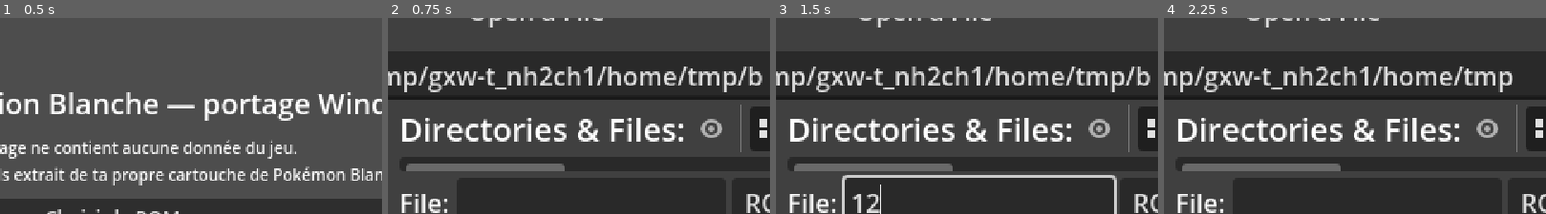
Above: before the commit, frames 1-4 (left to right).
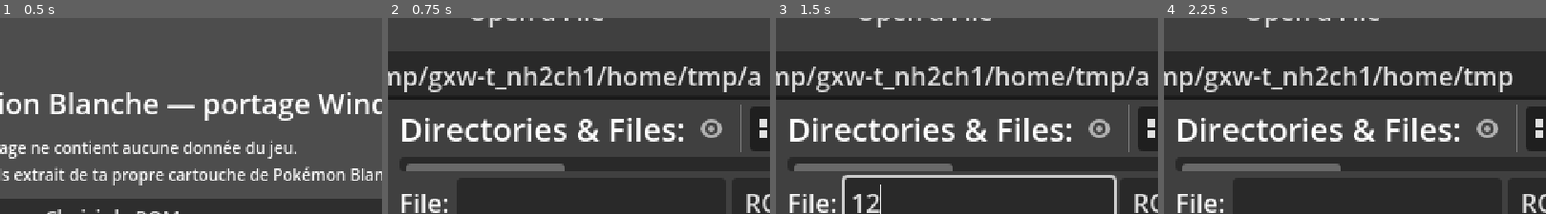
Above: after the commit, the same moments.

Repository: Brasegon/Pokemon-NB-x86
Game: Godot game, scene res://scenes/boot/boot.tscn
Same seed, same stepped clock (60 frames per second), same inputs: the game is played once before the commit and once after it.
Inputs (mouse positions are % of the whole screen's width and height, from its top left):
- Up to frame 1 (0.5 s): no input
- Up to frame 2 (0.75 s): click "Choisir la ROM…" at 0.5 s
- Up to frame 3 (1.5 s): click (61, 56) at 1.27 s; type "12" at 1.35 s
- Up to frame 4 (2.25 s): click (16, 24) at 2 s
The pictures show only the part of the screen within x 34-84%, y 9-59%; the shares and areas given below are measured in that part.

Frame 1 is identical in both runs. In frame 2, 0.2% of the frame differs, in the area x 94-98%, y 24-35%; in frame 3, 0.2%; in frame 4, nothing differs.

Commit message:
Phase 3 : PNJ affichés d'après les événements des zones
- Fiches des objets du terrain (a/0/4/8) : numéro de sprite des PNJ -> image
  de a/0/4/9 (vérifié avec le héros et l'héroïne, objets 1 à 6).
- FieldNpc : sprite, ombre, case et direction ; FieldMap crée les PNJ de la
  zone, les pose sur le sol et les compte comme obstacles. Les PNJ liés à un
  drapeau restent cachés tant que les drapeaux ne sont pas gérés.
- L'ombre est partagée entre le héros et les PNJ (CharacterSprite.make_shadow) ;
  les pieds s'ancrent selon la vraie taille des images (64x64 pour certains).

Co-Authored-By: Claude Opus 5.5 <noreply@anthropic.com>

Diff:
--- a/engine/data/bw_files.gd
+++ b/engine/data/bw_files.gd
@@ -21,6 +21,7 @@
 const FONTS := "a/0/2/3" ## vérifié (NFTR)
 const ITEMS := "a/0/2/4"
 const FIELD_OBJECTS := "a/0/4/9" ## vérifié (objets 3D du terrain, puis sprites des personnages en NSBTX)
+const FIELD_OBJECT_TABLE := "a/0/4/8" ## vérifié (fiches des objets du terrain : numéro -> fichier de a/0/4/9)
 const SCRIPTS := "a/0/5/7"
 const FIELD_LIGHTS := "a/0/6/1" ## vérifié (éclairages du terrain selon l'heure)
 const MAP_TEXTURE_ANIMATIONS := "a/0/6/9" ## vérifié (NSBTA des textures de cartes)
@@ -65,6 +66,7 @@
 	FONTS: "Polices du jeu",
 	ITEMS: "Données des objets (à confirmer)",
 	FIELD_OBJECTS: "Objets 3D et sprites des personnages du terrain",
+	FIELD_OBJECT_TABLE: "Fiches des objets du terrain (numéro de PNJ -> image)",
 	SCRIPTS: "Scripts des événements (à confirmer)",
 	FIELD_LIGHTS: "Éclairages du terrain selon l'heure",
 	MAP_TEXTURE_ANIMATIONS: "Animations des textures des cartes",
--- a/engine/field/character_sprite.gd
+++ b/engine/field/character_sprite.gd
@@ -13,8 +13,6 @@
 
 enum Direction { UP, DOWN, LEFT, RIGHT }
 enum Step { STAND, LEFT_FOOT, RIGHT_FOOT }
-
-const FRAME_SIZE := 32
 
 var frames: Array[ImageTexture] = []
 var direction := Direction.DOWN
@@ -35,8 +33,8 @@
 	sprite.shaded = false
 	sprite.alpha_cut = SpriteBase3D.ALPHA_CUT_DISCARD
 	sprite.texture_filter = BaseMaterial3D.TEXTURE_FILTER_NEAREST
-	# Les pieds (bas de l'image) sur l'origine du nœud.
-	sprite.offset = Vector2(0, FRAME_SIZE / 2.0)
+	# Les pieds (bas de l'image) sur l'origine du nœud ; les grands PNJ ont des images de 64x64.
+	sprite.offset = Vector2(0, sprite.frames[0].get_height() / 2.0)
 	sprite.show_frame(Direction.DOWN, Step.STAND)
 	return sprite
 
@@ -68,3 +66,27 @@
 	index = clampi(index, 0, frames.size() - 1)
 	texture = frames[index]
 	flip_h = mirrored
+
+
+## Ombre ronde et douce sous les pieds.
+static func make_shadow() -> MeshInstance3D:
+	var size := 24
+	var image := Image.create_empty(size, size, false, Image.FORMAT_RGBA8)
+	for y in size:
+		for x in size:
+			var d := Vector2(x + 0.5 - size / 2.0, (y + 0.5 - size / 2.0) * 1.6).length() / (size / 2.0)
+			image.set_pixel(x, y, Color(0, 0, 0, 0.35 if d < 0.85 else 0.0))
+	var material := StandardMaterial3D.new()
+	material.shading_mode = BaseMaterial3D.SHADING_MODE_UNSHADED
+	material.transparency = BaseMaterial3D.TRANSPARENCY_ALPHA
+	material.texture_filter = BaseMaterial3D.TEXTURE_FILTER_NEAREST
+	material.albedo_texture = ImageTexture.create_from_image(image)
+	var quad := QuadMesh.new()
+	quad.size = Vector2(0.9, 0.9)
+	quad.orientation = PlaneMesh.FACE_Y
+	quad.material = material
+	var shadow := MeshInstance3D.new()
+	shadow.name = "Ombre"
+	shadow.mesh = quad
+	shadow.position.y = 0.02
+	return shadow
--- a/engine/field/field_map.gd
+++ b/engine/field/field_map.gd
@@ -30,6 +30,10 @@
 ## Événements de la zone où se trouve le joueur (portes, PNJ...), voir set_events_zone().
 var events: ZoneEvents
 var events_zone := -1
+## PNJ de cette zone.
+var npcs: Array[FieldNpc] = []
+## Inclinaison de la caméra, pour redresser les sprites des PNJ (réglée par la scène).
+var camera_pitch := 0.0
 
 ## Affiche les cases bloquées en rouge (outil de mise au point).
 var show_collisions := false:
@@ -47,6 +51,7 @@
 var _light_zone := -1
 var _light_file := -1
 var _light_source: FieldLight
+var _objects: FieldObjectTable
 
 
 func _init() -> void:
@@ -54,6 +59,7 @@
 	_rom = Autoloads.rom()
 	zones = ZoneTable.parse(_rom.narc(BWFiles.ZONE_HEADERS).get_file(0))
 	areas = AreaTable.parse(_rom.rom.read_file(BWFiles.AREA_DATA))
+	_objects = FieldObjectTable.parse(_rom.narc(BWFiles.FIELD_OBJECT_TABLE).get_file(0))
 
 
 ## Prépare l'affichage d'une zone (sa matrice). Les morceaux sont chargés par update_around().
@@ -97,6 +103,9 @@
 		_light_source = FieldLight.parse(archive.get_file(file)) if archive and file >= 0 and file < archive.count() else null
 	light = _light_source.sample(season, minutes) if _light_source else {}
 	sprite_tint = _light_source.sprite_tint(season, minutes) if _light_source else Color.WHITE
+	for npc in npcs:
+		if npc.sprite:
+			npc.sprite.modulate = sprite_tint
 	if light.is_empty():
 		return
 	for chunk: Dictionary in _chunks.values():
@@ -141,6 +150,10 @@
 			if not _chunks.has(key) and matrix.map_at(key.x, key.y) >= 0:
 				_load_chunk(key)
 				loaded += 1
+	# Les PNJ se posent sur le sol des morceaux qui viennent d'arriver.
+	if loaded > 0:
+		for npc in npcs:
+			_place_npc(npc)
 	return loaded
 
 
@@ -160,10 +173,20 @@
 
 
 ## Vrai si la case est infranchissable (ou pas encore chargée), sur la couche de permissions où l'on
-## se trouve à la hauteur `from` (voir height_at()).
+## se trouve à la hauteur `from` (voir height_at()), ou si un PNJ s'y tient.
 func is_blocked(tile: Vector2i, from := 0.0) -> bool:
+	if npc_at(tile) != null:
+		return true
 	var ground := _ground_at(tile.x + 0.5, tile.y + 0.5, from)
 	return ground.is_empty() or ground.layer.is_blocked(ground.tile.x, ground.tile.y)
+
+
+## PNJ qui se tient sur la case, ou null.
+func npc_at(tile: Vector2i) -> FieldNpc:
+	for npc in npcs:
+		if npc.tile == tile:
+			return npc
+	return null
 
 
 func behavior(tile: Vector2i, from := 0.0) -> int:
@@ -200,6 +223,39 @@
 	var archive: NARC = _rom.narc(BWFiles.ZONE_EVENTS)
 	if not header.is_empty() and archive and header.events < archive.count():
 		events = ZoneEvents.parse(archive.get_file(header.events))
+	_spawn_npcs()
+
+
+## Crée les PNJ des événements de la zone. Ceux qui sont liés à un drapeau n'apparaissent qu'à
+## certains moments de l'histoire : tant que les drapeaux ne sont pas gérés, ils restent cachés.
+func _spawn_npcs() -> void:
+	for npc in npcs:
+		npc.queue_free()
+	npcs.clear()
+	if events == null:
+		return
+	var archive: NARC = _rom.narc(BWFiles.FIELD_OBJECTS)
+	for entry: Dictionary in events.npcs:
+		if entry.rail != 0 or entry.flag != 0:
+			continue
+		var file := _objects.file_of(entry.sprite) if _objects else -1
+		var textures: NSBTX = null
+		if archive and file >= 0 and file < archive.count():
+			textures = NSBTX.parse(archive.get_file(file))
+		var npc := FieldNpc.create(entry, textures)
+		add_child(npc)
+		npcs.append(npc)
+		if npc.sprite:
+			npc.sprite.set_camera_pitch(camera_pitch)
+			npc.sprite.modulate = sprite_tint
+		_place_npc(npc)
+
+
+## Pose un PNJ sur sa case, au niveau du sol (ou à sa hauteur, s'il en a une : un objet sur une
+## table).
+func _place_npc(npc: FieldNpc) -> void:
+	var y: float = npc.data.y / 4096.0 * UNIT
+	npc.position = tile_position(npc.tile, y) if y == 0.0 else Vector3(npc.tile.x + 0.5, y, npc.tile.y + 0.5)
 
 
 ## Porte à prendre en poussant vers `direction` depuis `tile` quand la case de devant est bloquée,
--- /dev/null
+++ b/engine/field/field_npc.gd
@@ -0,0 +1,31 @@
+class_name FieldNpc
+extends Node3D
+## Un PNJ du terrain, posé d'après les événements de la zone : son sprite (fiche `a/0/4/8`, puis
+## image dans `a/0/4/9`), son ombre, sa case et sa direction.
+
+## Entrée des événements de la zone (numéro, sprite, script, direction, x, z, y...).
+var data: Dictionary
+var tile := Vector2i.ZERO
+var facing := CharacterSprite.Direction.DOWN
+var sprite: CharacterSprite
+
+
+## PNJ d'après son entrée des événements ; textures = null le laisse sans sprite (objet 3D ou
+## image introuvable), avec son ombre seulement.
+static func create(entry: Dictionary, textures: NSBTX) -> FieldNpc:
+	var npc := FieldNpc.new()
+	npc.name = "PNJ_%d" % entry.id
+	npc.data = entry
+	npc.tile = Vector2i(entry.x, entry.z)
+	npc.sprite = CharacterSprite.create(textures)
+	if npc.sprite:
+		npc.add_child(npc.sprite)
+	npc.add_child(CharacterSprite.make_shadow())
+	npc.face(clampi(entry.direction, 0, 3) as CharacterSprite.Direction)
+	return npc
+
+
+func face(direction: CharacterSprite.Direction) -> void:
+	facing = direction
+	if sprite:
+		sprite.show_frame(facing, CharacterSprite.Step.STAND)
--- /dev/null
+++ b/engine/field/field_object_table.gd
@@ -0,0 +1,36 @@
+class_name FieldObjectTable
+extends RefCounted
+## Fiches des objets du terrain (`a/0/4/8`, un seul fichier) : nombre de fiches (u32), puis
+## 28 octets par fiche. 00 numéro de l'objet (le « sprite » des PNJ dans les événements de zone),
+## 10 fichier de son image (NSBTX) ou de son modèle (NSBMD) dans `a/0/4/9`. Les autres champs
+## (manière de le dessiner, ombre...) restent à décoder.
+##
+## Vérifié : les objets 1 à 6 sont le héros et l'héroïne (marche, vélo, surf), fichiers 6 à 11
+## (« t4x4hero », « t4x4cycle », « t4x4swim »). Le terrain ouvre les deux archives ensemble
+## (overlay 10 : 0x0216CC6C pour `a/0/4/9`, 0x0216E210 pour `a/0/4/8`).
+
+const ENTRY_SIZE := 28
+
+var _files := {}
+
+
+static func parse(bytes: PackedByteArray) -> FieldObjectTable:
+	if bytes.size() < 4:
+		return null
+	var count := bytes.decode_u32(0)
+	if 4 + count * ENTRY_SIZE > bytes.size():
+		return null
+	var table := FieldObjectTable.new()
+	for i in count:
+		var p := 4 + i * ENTRY_SIZE
+		table._files[bytes.decode_u16(p)] = bytes.decode_u16(p + 0x10)
+	return table
+
+
+func count() -> int:
+	return _files.size()
+
+
+## Fichier de `a/0/4/9` de l'objet, ou -1 s'il n'a pas de fiche.
+func file_of(code: int) -> int:
+	return _files.get(code, -1)
--- a/engine/field/field_player.gd
+++ b/engine/field/field_player.gd
@@ -55,7 +55,7 @@
 	player.sprite = CharacterSprite.create(textures)
 	if player.sprite:
 		player.add_child(player.sprite)
-	player.add_child(_make_shadow())
+	player.add_child(CharacterSprite.make_shadow())
 	return player
 
 
@@ -170,27 +170,3 @@
 func _show(step: CharacterSprite.Step) -> void:
 	if sprite:
 		sprite.show_frame(facing, step, _running and _moving)
-
-
-## Ombre ronde et douce sous les pieds.
-static func _make_shadow() -> MeshInstance3D:
-	var size := 24
-	var image := Image.create_empty(size, size, false, Image.FORMAT_RGBA8)
-	for y in size:
-		for x in size:
-			var d := Vector2(x + 0.5 - size / 2.0, (y + 0.5 - size / 2.0) * 1.6).length() / (size / 2.0)
-			image.set_pixel(x, y, Color(0, 0, 0, 0.35 if d < 0.85 else 0.0))
-	var material := StandardMaterial3D.new()
-	material.shading_mode = BaseMaterial3D.SHADING_MODE_UNSHADED
-	material.transparency = BaseMaterial3D.TRANSPARENCY_ALPHA
-	material.texture_filter = BaseMaterial3D.TEXTURE_FILTER_NEAREST
-	material.albedo_texture = ImageTexture.create_from_image(image)
-	var quad := QuadMesh.new()
-	quad.size = Vector2(0.9, 0.9)
-	quad.orientation = PlaneMesh.FACE_Y
-	quad.material = material
-	var shadow := MeshInstance3D.new()
-	shadow.name = "Ombre"
-	shadow.mesh = quad
-	shadow.position.y = 0.02
-	return shadow
--- a/scenes/field/field.gd
+++ b/scenes/field/field.gd
@@ -66,6 +66,7 @@
 	add_child(camera)
 	camera.make_current()
 	camera.follow(player.position)
+	field.camera_pitch = camera.pitch()
 	if player.sprite:
 		player.sprite.set_camera_pitch(camera.pitch())
 		player.sprite.modulate = field.sprite_tint
--- a/tests/test_world.gd
+++ b/tests/test_world.gd
@@ -1,8 +1,8 @@
 extends SceneTree
 ## Tests du monde (phase 3) sur la vraie ROM, à lancer en ligne de commande :
 ##   godot --headless --path . --script res://tests/test_world.gd
-## Événements des zones (objets à lire, PNJ, portes, déclencheurs) et règles des portes : celle de
-## la maison du héros, le tapis de sortie, les escaliers.
+## Événements des zones (objets à lire, PNJ, portes, déclencheurs), règles des portes (celle de la
+## maison du héros, le tapis de sortie, les escaliers) et PNJ.
 
 var _failures := 0
 var _checks := 0
@@ -17,6 +17,7 @@
 		return
 	var started := Time.get_ticks_msec()
 	_test_events()
+	_test_objects()
 	_test_warps()
 	print("%d vérifications, %d échec(s), %d ms" % [_checks, _failures, Time.get_ticks_msec() - started])
 	quit(1 if _failures > 0 else 0)
@@ -60,7 +61,19 @@
 	_check(zones_of_doors == [390, 392, 394, 396], "les 4 bâtiments de Renouet : zones 390, 392, 394, 396")
 
 
-## Règles des portes sur les vraies cartes : porte d'une maison, tapis de sortie, escaliers.
+## Fiches des objets du terrain : numéro de sprite des PNJ -> fichier de a/0/4/9.
+func _test_objects() -> void:
+	var table := FieldObjectTable.parse(_rom.narc(BWFiles.FIELD_OBJECT_TABLE).get_file(0))
+	_check(table != null and table.count() == 799, "799 fiches d'objets du terrain")
+	var files := []
+	for code in range(1, 7):
+		files.append(table.file_of(code))
+	_check(files == [6, 7, 8, 9, 10, 11], "objets 1 à 6 = héros et héroïne (fichiers 6 à 11)")
+	var hero := NSBTX.parse(_rom.narc(BWFiles.FIELD_OBJECTS).get_file(table.file_of(1)))
+	_check(hero != null and hero.textures.size() == 32, "l'objet 1 est le sprite du héros (32 images)")
+
+
+## Règles des portes sur les vraies cartes : porte d'une maison, tapis de sortie, escaliers ; PNJ.
 func _test_warps() -> void:
 	var map := FieldMap.new()
 	root.add_child(map)
@@ -70,6 +83,13 @@
 	_check(map.is_blocked(Vector2i(782, 748)) and not map.is_blocked(Vector2i(782, 749)), "porte bloquée, case de devant libre")
 	_check(map.warp_for_push(Vector2i(782, 749), CharacterSprite.Direction.UP) == 0, "pousser vers la porte la prend")
 	_check(map.warp_for_push(Vector2i(781, 749), CharacterSprite.Direction.UP) == -1, "à côté de la porte : rien")
+	# Les 3 habitants sans drapeau ; les 3 autres (liés à l'histoire) attendent les drapeaux.
+	var with_sprite := 0
+	for npc in map.npcs:
+		if npc.sprite:
+			with_sprite += 1
+	_check(map.npcs.size() == 3 and with_sprite == 3, "3 PNJ visibles à Renouet, avec leur sprite")
+	_check(map.is_blocked(map.npcs[0].tile), "un PNJ bloque sa case")
 
 	_check(map.load_zone(390), "rez-de-chaussée de la maison du héros (zone 390)")
 	map.set_events_zone(390)
Not shown, added: engine/field/field_npc.gd.uid
Not shown, added: engine/field/field_object_table.gd.uid
Not shown, changed: docs/FORMATS.md
Not shown, changed: docs/ROADMAP.md
